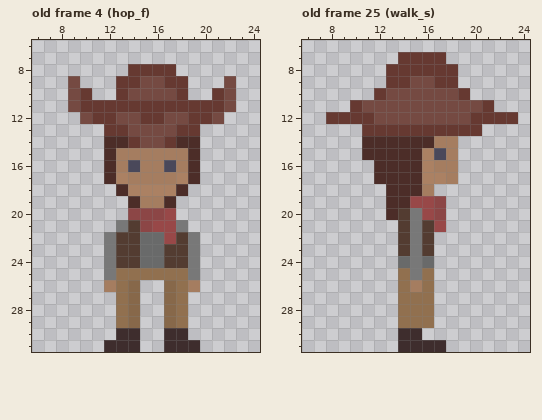
Edited in one commit: pixel-art file (COP4053/Assets/Art/Aesprites/cowboi.aseprite). That is the earlier state.
32x32 pixels, 49 frames. Colours within 5 levels of each other are drawn and written as one. Shown: old frame 4 (hop_f): x 6..24, y 6..31; old frame 25 (walk_s): x 6..24, y 6..31. The commit also changed other frames, which this record leaves out.
Once edited:
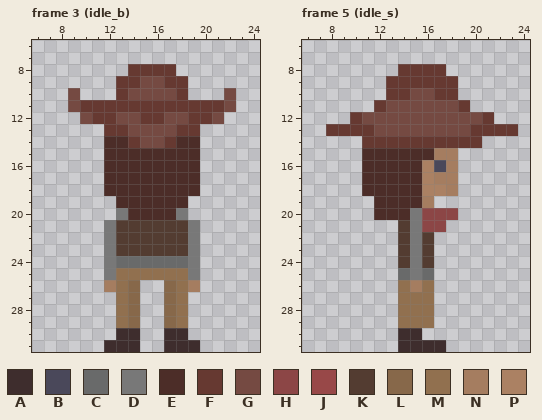
Palette (. is transparent): A #3e2d2d  B #4a485a  C #696a6a  D #787878  E #4c2d28  F #663931  G #754a42  H #8c4646  J #984848  K #533c31  L #87684a  M #91704f  N #a57d60  P #ab8163
A new or re-ordered frame is compared with the old frame closest to it.
Commit: Walking and idle animations working yay
What changed:
{"change": "frames 49 -> 64"}
{"where": "frame 3 (idle_b) is new; against old frame 4 (hop_f), layers \"Layer 2\", \"Layer 1\""}
{"frame":3,"y":9,"x":9,"old":"G","new":"."}
{"frame":3,"y":9,"x":22,"old":"G","new":"."}
{"frame":3,"y":10,"x":10,"old":"F","new":"."}
{"frame":3,"y":10,"x":21,"old":"F","new":"."}
{"frame":3,"y":15,"x":13,"old":"NNNNNN","new":"EEEEEE"}
{"frame":3,"y":16,"x":13,"old":"NBNNBN","new":"EEEEEE"}
{"frame":3,"y":17,"x":13,"old":"PNNNNP","new":"EEEEEE"}
{"frame":3,"y":18,"x":12,"old":".","new":"E"}
{"frame":3,"y":18,"x":14,"old":"PPPP","new":"EEEE"}
{"frame":3,"y":18,"x":19,"old":".","new":"E"}
{"frame":3,"y":19,"x":13,"old":".","new":"E"}
{"frame":3,"y":19,"x":15,"old":"NN","new":"EE"}
{"frame":3,"y":19,"x":18,"old":".","new":"E"}
{"frame":3,"y":20,"x":13,"old":".HHHJ.","new":"DEEEED"}
{"frame":3,"y":21,"x":12,"old":".D","new":"DK"}
{"frame":3,"y":21,"x":15,"old":"HJJD.","new":"KKKKD"}
{"frame":3,"y":22,"x":15,"old":"CCJ","new":"KKK"}
{"frame":3,"y":23,"x":15,"old":"CC","new":"KK"}
{"frame":3,"y":24,"x":13,"old":"KK","new":"CC"}
{"frame":3,"y":24,"x":17,"old":"KK","new":"CC"}
{"where": "frame 5 (idle_s) is new; against old frame 25 (walk_s), layers \"Layer 2\", \"Layer 1\""}
{"frame":5,"y":7,"x":14,"old":"FFFF","new":"...."}
{"frame":5,"y":8,"x":13,"old":"F","new":"."}
{"frame":5,"y":8,"x":18,"old":"F","new":"."}
{"frame":5,"y":9,"x":15,"old":"GG","new":"FF"}
{"frame":5,"y":10,"x":12,"old":"FGG","new":".FF"}
{"frame":5,"y":10,"x":17,"old":"GGF","new":"FF."}
{"frame":5,"y":11,"x":10,"old":"FGG","new":"..F"}
{"frame":5,"y":11,"x":19,"old":"GGF","new":"F.."}
{"frame":5,"y":12,"x":8,"old":"FF","new":".."}
{"frame":5,"y":12,"x":11,"old":"F","new":"G"}
{"frame":5,"y":12,"x":20,"old":"F","new":"G"}
{"frame":5,"y":12,"x":22,"old":"FF","new":".."}
{"frame":5,"y":13,"x":8,"old":"...","new":"FFF"}
{"frame":5,"y":13,"x":12,"old":"FFFFFFFF","new":"GGGGGGGG"}
{"frame":5,"y":13,"x":21,"old":"...","new":"FFF"}
{"frame":5,"y":14,"x":11,"old":"EEEEEENN..","new":"FFFFFFFFFF"}
{"frame":5,"y":15,"x":16,"old":"PB","new":"EN"}
{"frame":5,"y":16,"x":11,"old":".","new":"E"}
{"frame":5,"y":16,"x":17,"old":"N","new":"B"}
{"frame":5,"y":17,"x":11,"old":".","new":"E"}
{"frame":5,"y":17,"x":17,"old":"P","new":"N"}
{"frame":5,"y":18,"x":11,"old":"..","new":"EE"}
{"frame":5,"y":18,"x":16,"old":"N..","new":"PPN"}
{"frame":5,"y":19,"x":12,"old":".","new":"E"}
{"frame":5,"y":19,"x":15,"old":"JJH","new":"EN."}
{"frame":5,"y":20,"x":12,"old":".","new":"E"}
{"frame":5,"y":20,"x":14,"old":"K","new":"E"}
{"frame":5,"y":20,"x":16,"old":"J","new":"H"}
{"frame":5,"y":20,"x":18,"old":".","new":"H"}
{"frame":5,"y":21,"x":16,"old":"KJ","new":"HH"}
{"frame":5,"y":24,"x":14,"old":"C","new":"K"}
{"frame":5,"y":24,"x":16,"old":"C","new":"K"}
{"frame":5,"y":25,"x":14,"old":"M","new":"C"}
{"frame":5,"y":25,"x":16,"old":"M","new":"C"}
{"label":"erased","picture_box":[68,76,92,100]}
{"label":"erased","picture_box":[212,76,236,100]}
{"label":"changed","picture_box":[104,148,200,268]}
{"label":"changed","picture_box":[326,52,518,280]}
